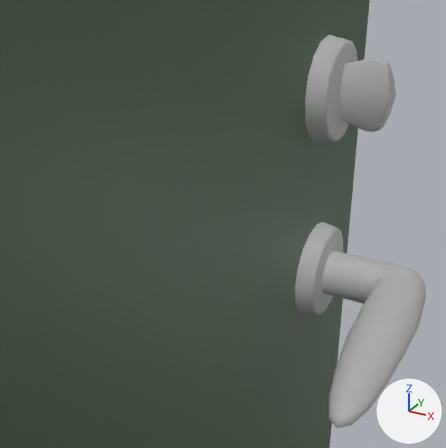
The FBX model Assets/Apartment/ApartmentDoor_SM.fbx as it was, and as the next commit left it.
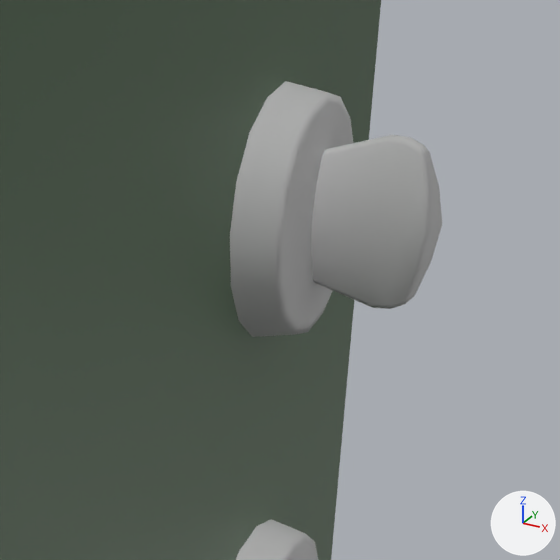
The first picture shows the older version from a 50 mm camera at (0.257, -0.544, 1.394) aimed at (0.058, -0.182, 1.214). The close-ups show the older and then the newer version on the part from 46% to 100% of the width and 0% to 53% of the height of that picture. Only the edits that show in the close-ups are written down. The axes (+X, +Y, +Z) are drawn at lower right. The lights are the same throughout. Where no turn or scale is listed for an object, it has been applied to the vertices.

Script lines for the objects in view, before the commit:
```python
me_mesh = bpy.data.meshes.new('Mesh')
me_mesh.from_pydata(...)  # 66 vertices, 60 faces; spans x -0.0195..0.025, y -0.0086..0.0086, z -0.0265..0.0265
me_mesh.materials.append(mat_apartmentdoormetals_mat)  # grey #bcbcbc
me_mesh_002 = bpy.data.meshes.new('Mesh.002')
me_mesh_002.from_pydata(...)  # 398 vertices, 383 faces; spans x -0.01..0.11, y -1.2..0.04, z 0.02..2.42
# faces by material slot: [122, 32, 203, 26]
me_mesh_002.materials.append(mat_apartmentdoorbrass_mat)  # yellow #b7a46c
me_mesh_002.materials.append(mat_peepingholeglass_mat)  # black #000000
me_mesh_002.materials.append(mat_apartmentdoormetals_mat)  # grey #bcbcbc
me_mesh_002.materials.append(mat_apartmentdoor_mat)  # dark green #465f44
ob_door = bpy.data.objects.new('Door', me_mesh_002)
ob_door.location = (0.0, 0.0, 0.0)
ob_lockknob = bpy.data.objects.new('LockKnob', me_mesh)
ob_lockknob.location = (0.1261, -0.1, 1.3)
```
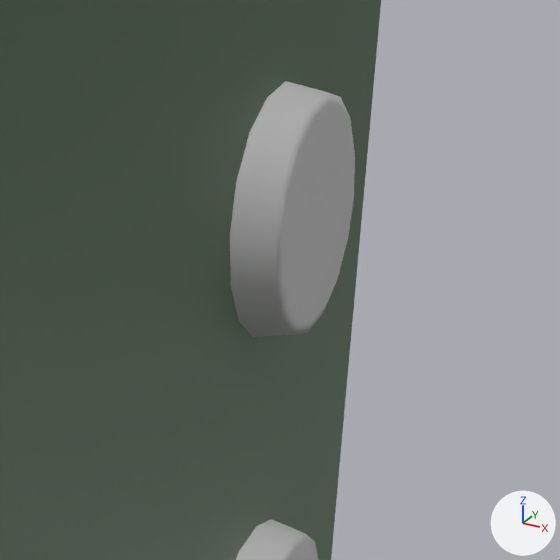
The newer file is also turned or shifted as a whole; pictures and numbers use the older file's frame.

What differs and where, as boxes (x1, y1, x2, y2) in the close-ups (560 x 560 px):
'LockKnob', deleted: before (311, 135, 442, 309)

The change in detail:
Object 'LockKnob' (ob_lockknob) is deleted.
